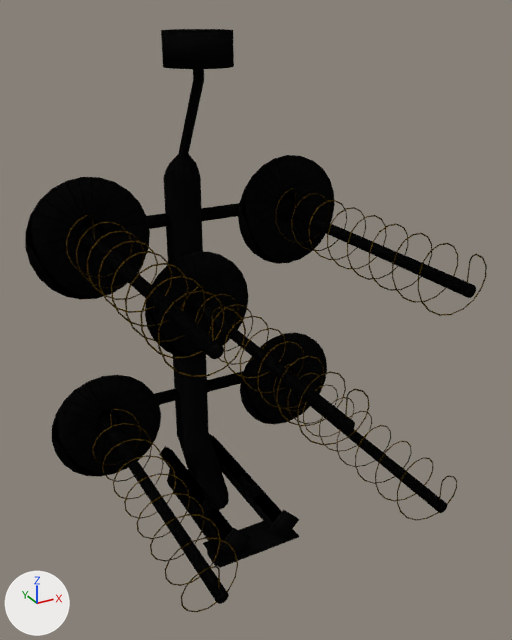
A saved change to the Blender file HS-308/tacsat_antenna.blend.
Camera for both pictures: a camera (50 mm lens) standing at (-1.27, -2.75, 2.08) and looking at (0.04, -0.38, 0.9). Lighting does not change. The marker at lower left points along +X, +Y and +Z. Objects named as collision shapes, trigger or cutter boxes, shadow casters or lower levels of detail are left out.

The first picture shows 'AntennaPlate_Cube.001', 'AntennaPlate_Cube.002', 'AntennaPlate_Cube.004', 'AntennaStems', 'AntennaStems.001', 'CoilBL_Circle.001', 'CoilBL_Circle.005', 'Dishes', 'Dishes.001', 'Dishes.002', 'Dishes.003', 'Dishes.004'.
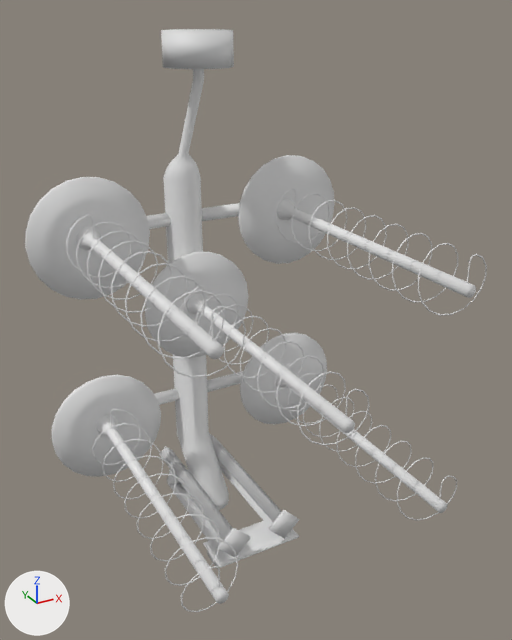
Edits to the scene script, one JSON object a line:
```json
{"op": "remove", "block": "mat_material", "code": "mat_material.texture = img_tacsat_uv_layout_psd"}
{"op": "remove", "block": "mat_material", "code": "mat_material.specular_ior_level = 0.0"}
{"op": "add", "block": "mat_material", "code": "mat_material.base_color = (0.8, 0.8, 0.8)  # white #e7e7e7"}
{"op": "remove", "block": "ob_antennaplate_cube_002", "code": "_m = ob_antennaplate_cube_002.modifiers.new('Mirror', 'MIRROR')"}
```

Where the change shows, as pixel boxes (x1, y1, x2, y2) in the pictures (512 x 640 px):
```json
{"object": "AntennaPlate_Cube.004", "change": "surface changed", "before": [147, 29, 244, 510], "after": [147, 29, 244, 510], "on screen": "black to grey"}
{"object": "Dishes.001", "change": "surface changed", "before": [25, 177, 150, 300], "after": [25, 177, 150, 300], "on screen": "black to grey"}
{"object": "AntennaStems", "change": "surface changed", "before": [76, 199, 476, 433], "after": [76, 199, 476, 433], "on screen": "black to white"}
{"object": "Dishes.002", "change": "surface changed", "before": [52, 375, 161, 477], "after": [52, 375, 161, 477], "on screen": "black to grey"}
{"object": "Dishes", "change": "surface changed", "before": [238, 155, 335, 264], "after": [238, 155, 335, 264], "on screen": "black to grey"}
{"object": "AntennaPlate_Cube.002", "change": "surface changed", "before": [159, 434, 299, 568], "after": [159, 434, 299, 568], "on screen": "black to grey"}
{"object": "Dishes.004", "change": "surface changed", "before": [145, 252, 249, 358], "after": [145, 252, 249, 358], "on screen": "black to grey"}
{"object": "CoilBL_Circle.005", "change": "surface changed", "before": [66, 188, 487, 445], "after": [66, 188, 487, 445], "on screen": "brown to grey"}
{"object": "Dishes.003", "change": "surface changed", "before": [240, 333, 327, 425], "after": [240, 333, 327, 425], "on screen": "black to grey"}
{"object": "AntennaStems.001", "change": "surface changed", "before": [96, 376, 447, 604], "after": [96, 376, 447, 604], "on screen": "black to white"}
{"object": "CoilBL_Circle.001", "change": "surface changed", "before": [93, 364, 457, 612], "after": [93, 364, 457, 612], "on screen": "brown to grey"}
{"object": "AntennaPlate_Cube.001", "change": "surface changed", "before": [167, 458, 225, 485], "after": [167, 458, 225, 485]}
```
